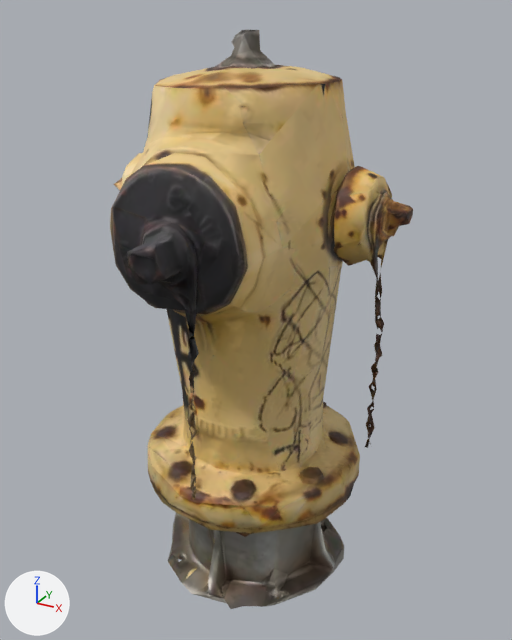
Renders of the glTF model assets/props/hydrant.glb from each side of a commit.
Both versions are drawn from a 50 mm lens placed at (0.519, -0.867, 0.926), pointed at (0.026, 0.029, 0.478). Arrows for +X, +Y and +Z are at lower left; the lights stay in place. The first picture is the older version. Where no turn or scale is listed for an object, it has been applied to the vertices. Vertices at exactly the same position are counted once.

The first picture shows 'output_unwrapped'.
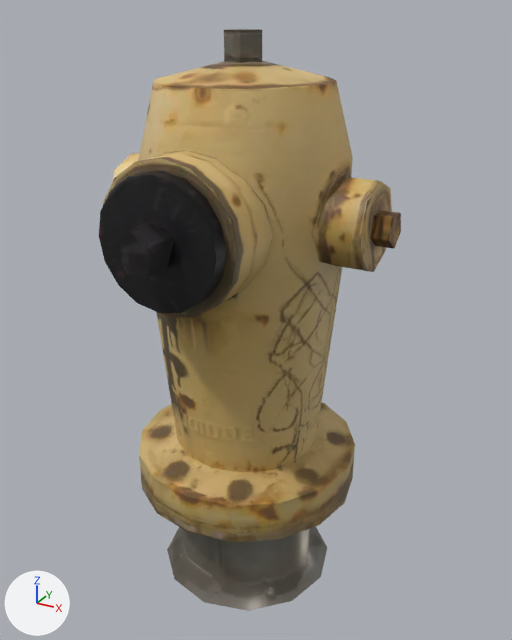
The change in detail:
Picture 'hydrant-mr' (img_hydrant_mr) is new.
Picture 'hydrant-albedo' (img_hydrant_albedo) is new.
Material 'hydrant' (mat_hydrant) is new.
Uses the picture img_hydrant_albedo.
Uses the picture img_hydrant_mr.
me_output_unwrapped is used by ob_output_unwrapped; location (0.0, 0.0, 0.45).
me_output_unwrapped had 1190 vertices, 2497 faces and spanned x -0.251..0.251, y -0.229..0.229, z -0.45..0.45.
me_output_unwrapped no longer uses material mat_bakedmaterial.
me_output_unwrapped now has 269 vertices, 412 faces and spans x -0.235..0.235, y -0.229..0.229, z -0.45..0.45.
me_output_unwrapped part 1: the loose piece of 1093 vertices spanning x -0.251..0.251, y -0.229..0.229, z -0.45..0.45 is rebuilt with 97 vertices and now spans x -0.186..0.186, y -0.143..0.229, z -0.274..0.416, in mat_hydrant.
Part 2, on me_output_unwrapped:
68 vertices are added at x -0.235..0.2, y -0.229..0.108, z 0.1..0.4.
16 new vertices lie (0.088, 0.0, 0.0) away from vertices in x -0.208..0.12, y -0.022..0.108, z 0.135..0.265.
16 new vertices lie (0.0, 0.105, 0.0) away from vertices in x -0.105..0.105, y -0.162, z 0.1..0.31.
16 new vertices lie (0.0, 0.028, 0.0) away from vertices in x -0.09..0.09, y -0.185, z 0.115..0.295.
10 new vertices lie (0.035, 0.0, 0.0) away from vertices in x -0.235..0.2, y 0.018..0.068, z 0.174..0.226.
5 new vertices lie (0.0, 0.052, 0.0) away from vertices in x -0.029..0.029, y -0.229, z 0.181..0.235.
5 new vertices lie (0.0, 0.0, 0.05) away from vertices in x -0.023..0.028, y 0.016..0.07, z 0.4.
188 new faces join them.
Part 3, on me_output_unwrapped:
24 vertices are added at x -0.15..0.15, y -0.107..0.193, z -0.45..-0.415.
12 new vertices lie (0.0, 0.0, 0.145) away from vertices in x -0.122..0.122, y -0.079..0.165, z -0.415.
48 new faces join them.
Other edits to the shape of me_output_unwrapped do not show in these pictures.
me_output_unwrapped gains material mat_hydrant.

Where the change shows, as pixel boxes (x1, y1, x2, y2) in the pictures (512 x 640 px):
'output_unwrapped', reshaped: before (110, 30, 413, 609); after (99, 29, 401, 611)
part 1 of me_output_unwrapped, rebuilt (28% narrower, 17% shorter): before (110, 30, 413, 609); after (138, 61, 355, 542)
part 2 of me_output_unwrapped, added: after (99, 29, 401, 318)
part 3 of me_output_unwrapped, added: after (167, 526, 327, 611)
